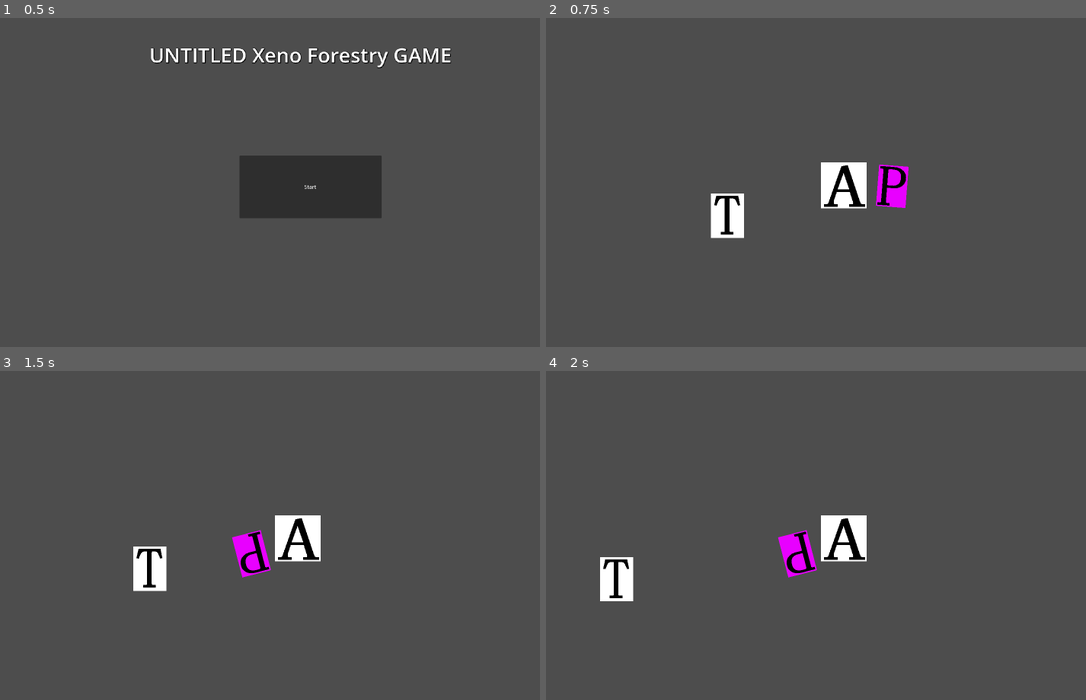
Above: before the commit, frames 1-4 (two rows, left to right).
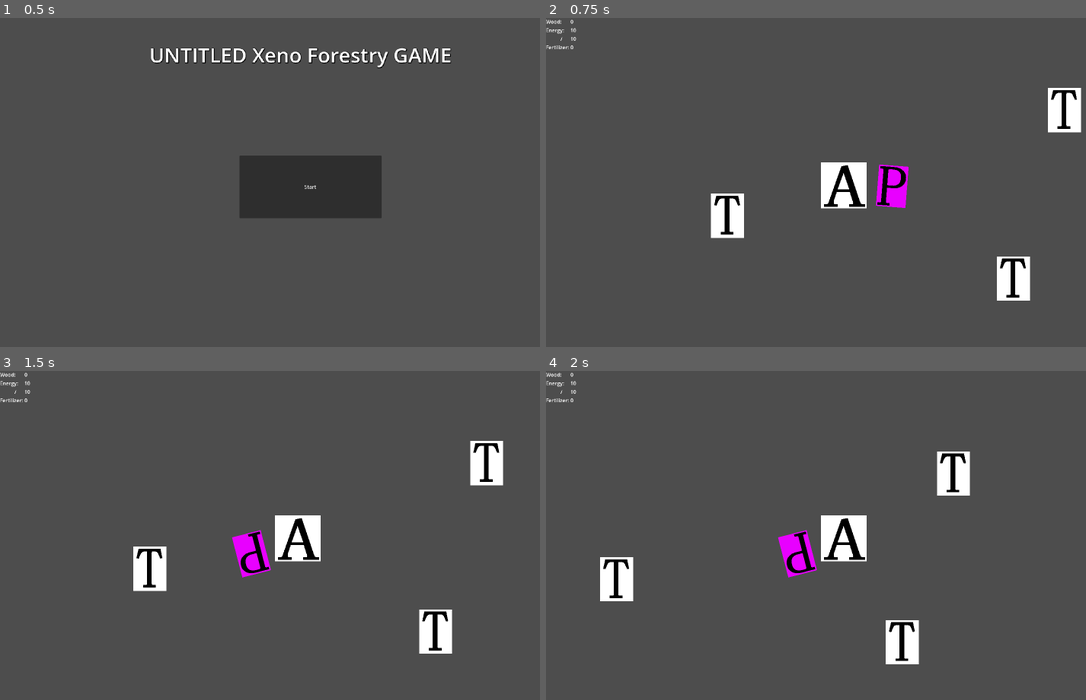
Above: after the commit, the same moments.

Repository: ErdrickBelmont/Buddy_Jam_2024_Team_4
Game: Godot game, scene res://start_screen.tscn
Same seed, same stepped clock (60 frames per second), same inputs: the game is played once before the commit and once after it.
Inputs (mouse positions are in pixels of both pictures, inside the frame that each line leads up to):
- Up to frame 1 (0.5 s): no input
- Up to frame 2 (0.75 s): click "Start" at 0.5 s
- Up to frame 3 (1.5 s): tap Enter at 1.25 s; move the mouse to (183, 568) at 1.27 s; hold D (ui_right) from 1.28 s (still down); click (183, 568) at 1.35 s
- Up to frame 4 (2 s): keep holding D (ui_right); tap W (ui_up) at 1.52 s

Frame 1 is identical in both runs. In frame 2, 1.8% of the frame differs, in the area x 0-100%, y 0-86%; in frame 3, 1.8%, in the area x 0-94%, y 0-86%; in frame 4, 1.8%.

Commit message:
WorkReport 6_25_24
-fool Proof UI labeling system.
-added more getter, setter, & adding functions for modularity and code reuse.
-fully implimented tree energy cost & fertilizer cost.
- filled out some of the UI for the hud.

Diff:
--- a/BuddyJam2023_Tree_Game/Global_Var.gd
+++ b/BuddyJam2023_Tree_Game/Global_Var.gd
@@ -1,19 +1,89 @@
 extends Node
 
-var wood: int = 0
-var woodExportCap: int = 100
-var energy: int = 10
-var fertilizer: int = 0
-var quota: int = 10
 
-func woodAdd(inVal: int):
-	wood = wood + inVal
-func energyAdd(inVal: int):
-	energy = energy + inVal
-func fertilizerAdd(inVal: int):
-	fertilizer = fertilizer + inVal
-func check(lesser:int, max:int) -> bool:
-	if (lesser <= max):
+var dic : Dictionary = {"wood": 0,"woodExportTracker": 0, "woodExportCap": 100, "energy": 0, "maxEnergy": 10, "fertilizer": 0,"quotaTracker":0, "quota": 10 }
+
+var base_fortified: bool = false
+
+func _ready():
+	set_var("energy",dic.maxEnergy)
+
+func get_referance(in_val: String) -> int:
+	match in_val:
+		"wood":
+			return dic.wood
+		"woodExportTracker":
+			return dic.woodExportTracker
+		"woodExportCap":
+			return dic.woodExportCap
+		"energy":
+			return dic.energy
+		"maxEnergy":
+			return dic.maxEnergy
+		"fertilizer":
+			return dic.fertilizer
+		"quotaTracker":
+			return dic.quotaTracker
+		"quota":
+			return dic.quota
+		_:
+			return 0
+
+func set_var(key:String, new_value: int):
+	match key:
+		"wood":
+			dic.wood = new_value
+		"woodExportTracker":
+			dic.woodExportTracker = new_value
+		"woodExportCap":
+			dic.woodExportCap = new_value
+		"energy":
+			dic.energy = new_value
+		"maxEnergy":
+			dic.maxEnergy = new_value
+		"fertilizer":
+			dic.fertilizer = new_value
+		"quotaTracker":
+			dic.quotaTracker = new_value
+		"quota":
+			dic.quota = new_value
+		_:
+			print("could not find variable")
+
+func add_to_var(key:String, new_value: int):
+	match key:
+		"wood":
+			dic.wood += new_value
+		"woodExportTracker":
+			dic.woodExportTracker += new_value
+		"woodExportCap":
+			dic.woodExportCap += new_value
+		"energy":
+			dic.energy += new_value
+		"maxEnergy":
+			dic.maxEnergy += new_value
+		"fertilizer":
+			dic.fertilizer += new_value
+		"quotaTracker":
+			dic.quotaTracker += new_value
+		"quota":
+			dic.quota += new_value
+		_:
+			print("could not find variable")
+
+#add negative number to subtract
+func upperBoundCheck(lesser:int, max:int) -> bool:
+	if (lesser < max):
 		return true
 	else:
 		return false
+func lowerBoundCheck(currentInt:int, minimumRequired:int):
+	if (currentInt < minimumRequired):
+		return false
+	else:
+		return true
+
+func storm_reset():
+	set_var("energy",dic.maxEnergy)
+	set_var("woodExportTracker",0)
+	set_var("quotaTracker",0)
--- a/BuddyJam2023_Tree_Game/forest_entrance.tscn
+++ b/BuddyJam2023_Tree_Game/forest_entrance.tscn
@@ -1,18 +1,14 @@
-
-[gd_scene load_steps=4 format=3 uid="uid://bq4tnwwwxkc0l"]
+[gd_scene load_steps=5 format=3 uid="uid://bq4tnwwwxkc0l"]
 
 [ext_resource type="PackedScene" uid="uid://dd8kuirq1mqtj" path="res://Player.tscn" id="1_08bqn"]
+[ext_resource type="Script" path="res://update_label_script.gd" id="3_4qbf8"]
 [ext_resource type="PackedScene" uid="uid://btqjg4r3wu4oj" path="res://Choppable_Tree.tscn" id="3_sptj4"]
 [ext_resource type="PackedScene" uid="uid://divilrm8xpnrh" path="res://Pause_Menu.tscn" id="3_towcn"]
 
-
-
 [node name="Root_Node2D" type="Node2D"]
-
 
 [node name="player_prefab" parent="." groups=["player"] instance=ExtResource("1_08bqn")]
 collision_mask = 13
-
 
 [node name="CanvasLayer" type="CanvasLayer" parent="."]
 
@@ -24,8 +20,65 @@
 offset_bottom = -995.0
 metadata/_edit_use_anchors_ = true
 
+[node name="StatPanel" type="Control" parent="CanvasLayer"]
+layout_mode = 3
+anchors_preset = 0
+offset_right = 40.0
+offset_bottom = 40.0
+
+[node name="GridContainer" type="GridContainer" parent="CanvasLayer/StatPanel"]
+layout_mode = 0
+offset_right = 124.0
+offset_bottom = 150.0
+columns = 2
+
+[node name="Wood" type="Label" parent="CanvasLayer/StatPanel/GridContainer"]
+layout_mode = 2
+text = "Wood:"
+
+[node name="WoodInt" type="Label" parent="CanvasLayer/StatPanel/GridContainer"]
+layout_mode = 2
+text = "test"
+script = ExtResource("3_4qbf8")
+
+[node name="Energy" type="Label" parent="CanvasLayer/StatPanel/GridContainer"]
+layout_mode = 2
+text = "Energy:"
+
+[node name="EnergyInt" type="Label" parent="CanvasLayer/StatPanel/GridContainer"]
+layout_mode = 2
+text = "test"
+script = ExtResource("3_4qbf8")
+
+[node name="energycap" type="Label" parent="CanvasLayer/StatPanel/GridContainer"]
+layout_mode = 2
+text = "	           /"
+
+[node name="EnergyCapInt" type="Label" parent="CanvasLayer/StatPanel/GridContainer"]
+layout_mode = 2
+text = "test"
+script = ExtResource("3_4qbf8")
+
+[node name="Fertilizer" type="Label" parent="CanvasLayer/StatPanel/GridContainer"]
+layout_mode = 2
+text = "Fertilizer:"
+
+[node name="FertilizerInt" type="Label" parent="CanvasLayer/StatPanel/GridContainer"]
+layout_mode = 2
+script = ExtResource("3_4qbf8")
+
 [node name="ChoppableTree" parent="." groups=["tree"] instance=ExtResource("3_sptj4")]
 position = Vector2(575, 620)
+scale = Vector2(4.44, 4.44)
+collision_mask = 3
+
+[node name="ChoppableTree2" parent="." groups=["tree"] instance=ExtResource("3_sptj4")]
+position = Vector2(1476, 819)
+scale = Vector2(4.44, 4.44)
+collision_mask = 3
+
+[node name="ChoppableTree3" parent="." groups=["tree"] instance=ExtResource("3_sptj4")]
+position = Vector2(1637, 286)
 scale = Vector2(4.44, 4.44)
 collision_mask = 3
 
@@ -33,3 +86,11 @@
 [connection signal="area_exited" from="ChoppableTree" to="ChoppableTree" method="_on_area_exited"]
 [connection signal="mouse_entered" from="ChoppableTree" to="ChoppableTree" method="_on_mouse_entered"]
 [connection signal="mouse_exited" from="ChoppableTree" to="ChoppableTree" method="_on_mouse_exited"]
+[connection signal="area_entered" from="ChoppableTree2" to="ChoppableTree2" method="_on_area_entered"]
+[connection signal="area_exited" from="ChoppableTree2" to="ChoppableTree2" method="_on_area_exited"]
+[connection signal="mouse_entered" from="ChoppableTree2" to="ChoppableTree2" method="_on_mouse_entered"]
+[connection signal="mouse_exited" from="ChoppableTree2" to="ChoppableTree2" method="_on_mouse_exited"]
+[connection signal="area_entered" from="ChoppableTree3" to="ChoppableTree3" method="_on_area_entered"]
+[connection signal="area_exited" from="ChoppableTree3" to="ChoppableTree3" method="_on_area_exited"]
+[connection signal="mouse_entered" from="ChoppableTree3" to="ChoppableTree3" method="_on_mouse_entered"]
+[connection signal="mouse_exited" from="ChoppableTree3" to="ChoppableTree3" method="_on_mouse_exited"]
--- a/BuddyJam2023_Tree_Game/tree_targetted.gd
+++ b/BuddyJam2023_Tree_Game/tree_targetted.gd
@@ -39,16 +39,20 @@
 	pass # Replace with function body.
 
 func _process(delta):
-	if(cursor_select && mouse_on_tree && Input.is_action_just_pressed("left_Click")):
+	# if cursor's over the tree, its clicked, and the player has at least 1 energy left #&& Global_Var.lowerBoundCheck(Global_Var.get_referance("energy"),1)d
+	if(cursor_select && mouse_on_tree && Input.is_action_just_pressed("left_Click") && Global_Var.lowerBoundCheck(Global_Var.get_referance("energy"),1) ):
 		match current_tree_state:
 			tree_states.GROWN:
 				tree_health -= 1
+				Global_Var.add_to_var("wood",1)
+				Global_Var.add_to_var("energy", -1)
 				print(tree_health)
 				if(tree_health == 0):
 					current_tree_state = tree_states.CHOPPED
 					print("trees been chopped")
 			tree_states.CHOPPED:
-				current_tree_state = tree_states.FIRTALIZED
-				print("fertilized")
+				if(Global_Var.dic.fertilizer > 0):
+					current_tree_state = tree_states.FIRTALIZED
+					print("fertilized")
 			_:
-				print("tree already fertilzied")
+				print("other")
--- /dev/null
+++ b/BuddyJam2023_Tree_Game/update_label_script.gd
@@ -0,0 +1,41 @@
+extends Label
+
+
+
+var matchName: String
+var relevantGlobalInt: String
+
+
+func _init():
+	matchName = String(self.get_name())
+
+func _ready():
+	matchName = String(self.get_name())
+	match matchName:
+		"WoodInt":
+			relevantGlobalInt = "wood"
+			self.text = str(Global_Var.get_referance("wood"))
+		"WoodCapInt":
+			relevantGlobalInt = "woodExportCap"
+			self.text = str(Global_Var.get_referance("woodExportCap"))
+		"EnergyInt":
+			relevantGlobalInt = "energy"
+			self.text = str(Global_Var.get_referance("energy"))
+		"EnergyCapInt":
+			relevantGlobalInt = "maxEnergy"
+			self.text = str(Global_Var.get_referance("maxEnergy"))
+		"FertilizerInt":
+			relevantGlobalInt = "fertilizer"
+			self.text = str(Global_Var.get_referance("fertilizer"))
+		"QuotaInt":
+			relevantGlobalInt = "quota"
+			self.text = str(Global_Var.get_referance("quota"))
+		_:
+			print("error: name of node attached not recognized")
+
+
+
+func _process(delta):
+	#print(matchName)
+	if(int(self.text) != Global_Var.get_referance(relevantGlobalInt)):
+		self.text = str(Global_Var.get_referance(relevantGlobalInt))
